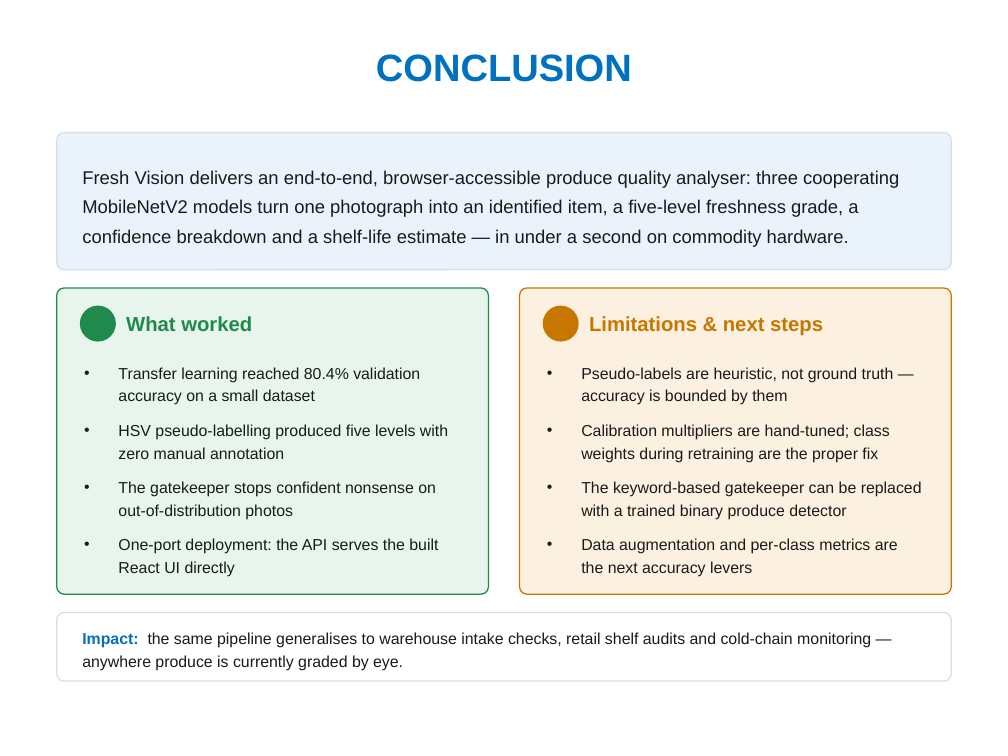
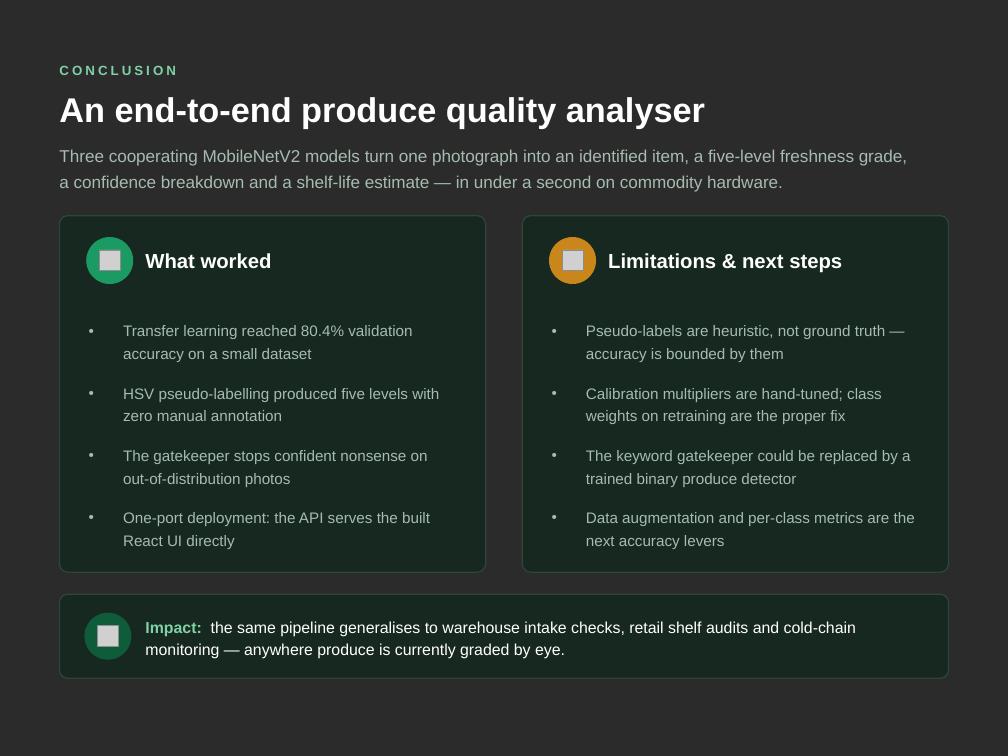
Before and after one commit to 2ViShAlv1/Fresh-Vision, a slide deck: slide 18 of presentation/Fresh_Vision_PSII_Presentation.pptx (slide 12 before the commit). Drawn at 1008x756 pixels with LibreOffice and Linux fonts; fonts in the diff are those of the drawing; grey boxes stand for pictures; background and template pictures are left out; a plain dark background stands for a picture behind light text. Boxes give left, top, right and bottom in pixels: in the first picture for what was removed or moved away, otherwise in the second. Text is boxed around its words. In the diff, an @@ line names an element or a change of style, - is before the commit and + after.

```diff
--- a/presentation/Fresh_Vision_PSII_Presentation.pptx
+++ b/presentation/Fresh_Vision_PSII_Presentation.pptx
@@ background #FFFFFF to picture (left out) @@
@@ text "CONCLUSION" moved from (x1=376, y1=54, x2=632, y2=82) to (x1=59, y1=65, x2=176, y2=75) @@
@@ text "CONCLUSION" at (x1=59, y1=65, x2=176, y2=75): size 30 to 10.5 pt, text colour #0070C0 to #7FD1A6, letter spacing 0 to 2.4 pt; alignment centre to left @@
@@ text added at (x1=59, y1=97, x2=705, y2=128), 27 pt, text #FFFFFF, bold @@
+An end-to-end produce quality analyser
@@ rounded rectangle removed at (x1=57, y1=133, x2=951, y2=270) @@
@@ text at (x1=59, y1=149, x2=907, y2=192): text changed; size 14.5 to 13.5 pt; text colour #1A1A1A to #A6BCAF @@
-Fresh Vision delivers an end-to-end, browser-accessible produce quality analyser: three cooperating MobileNetV2 models turn one photograph into an identified item, a five-level freshness grade, a confidence breakdown and a shelf-life estimate — in under a second on commodity hardware.
+Three cooperating MobileNetV2 models turn one photograph into an identified item, a five-level freshness grade, a confidence breakdown and a shelf-life estimate — in under a second on commodity hardware.
@@ rounded rectangle resized from (x1=57, y1=288, x2=488, y2=595) to (x1=59, y1=216, x2=486, y2=573) @@
@@ rounded rectangle at (x1=59, y1=216, x2=486, y2=573): fill #E7F5EC to #16281F; outline #1F8A4C 1 pt to #2C4638 1 pt; proportions changed @@
@@ ellipse resized from (x1=80, y1=306, x2=115, y2=341) to (x1=87, y1=238, x2=133, y2=284) @@
@@ ellipse at (x1=87, y1=238, x2=133, y2=284): fill #1F8A4C to #1C9A63; outline #1F8A4C 1 pt to #1C9A63 1 pt @@
@@ text "What worked" moved from (x1=126, y1=316, x2=252, y2=331) to (x1=145, y1=253, x2=272, y2=269) @@
@@ text "What worked" at (x1=145, y1=253, x2=272, y2=269): text colour #1F8A4C to #FFFFFF @@
@@ rounded rectangle resized from (x1=520, y1=288, x2=951, y2=595) to (x1=522, y1=216, x2=949, y2=573) @@
@@ rounded rectangle at (x1=522, y1=216, x2=949, y2=573): fill #FCF1E0 to #16281F; outline #C77700 1 pt to #2C4638 1 pt; proportions changed @@
@@ ellipse resized from (x1=543, y1=306, x2=578, y2=341) to (x1=550, y1=238, x2=595, y2=284) @@
@@ ellipse at (x1=550, y1=238, x2=595, y2=284): fill #C77700 to #C9871B; outline #C77700 1 pt to #C9871B 1 pt @@
@@ text "Limitations & next steps" moved from (x1=589, y1=316, x2=823, y2=336) to (x1=608, y1=253, x2=842, y2=273) @@
@@ text "Limitations & next steps" at (x1=608, y1=253, x2=842, y2=273): text colour #C77700 to #FFFFFF @@
@@ picture added at (x1=99, y1=250, x2=120, y2=271) @@
@@ picture added at (x1=562, y1=250, x2=583, y2=271) @@
@@ text "Transfer learning reached 80.4% validation ..." moved from (x1=118, y1=367, x2=448, y2=577) to (x1=123, y1=325, x2=439, y2=549) @@
@@ text "Transfer learning reached 80.4% validation ..." at (x1=123, y1=325, x2=439, y2=549): size 12.5 to 12 pt, text colour #1A1A1A to #A6BCAF; more space between paragraphs @@
@@ text "Pseudo-labels are heuristic, not ground ..." moved from (x1=581, y1=367, x2=922, y2=577) to (x1=586, y1=348, x2=915, y2=549) @@
@@ text at (x1=586, y1=348, x2=915, y2=549): size 12.5 to 12 pt, text colour #1A1A1A to #A6BCAF in "Pseudo-labels are heuristic, not ground truth — ...", "Data augmentation and per-class metrics are the ..."; more space between paragraphs @@
@@ text at (x1=586, y1=388, x2=910, y2=487): text changed; size 12.5 to 12 pt; text colour #1A1A1A to #A6BCAF @@
-• Calibration multipliers are hand-tuned; class weights during retraining are the proper fix
-• The keyword-based gatekeeper can be replaced with a trained binary produce detector
+• Calibration multipliers are hand-tuned; class weights on retraining are the proper fix
+• The keyword gatekeeper could be replaced by a trained binary produce detector
@@ rounded rectangle resized from (x1=57, y1=613, x2=951, y2=681) to (x1=59, y1=595, x2=949, y2=679) @@
@@ rounded rectangle at (x1=59, y1=595, x2=949, y2=679): fill #FFFFFF to #16281F; outline #D6DEE8 1 pt to #2C4638 1 pt; proportions changed @@
@@ text "Impact: the same pipeline generalises ..." moved from (x1=82, y1=632, x2=871, y2=671) to (x1=145, y1=621, x2=856, y2=659) @@
@@ text "Impact: the same pipeline generalises ..." at (x1=145, y1=621, x2=856, y2=659): text colour #0070C0 to #7FD1A6 in "Impact:"; text colour #1A1A1A to #FFFFFF @@
@@ ellipse added at (x1=85, y1=614, x2=131, y2=659), fill #0E5C3A, outline #0E5C3A 1 pt @@
@@ picture added at (x1=97, y1=626, x2=118, y2=647) @@
```
Also in this commit, not shown: 12 other slides changed, 8 slides added, 1 slide removed, 42 other files.
